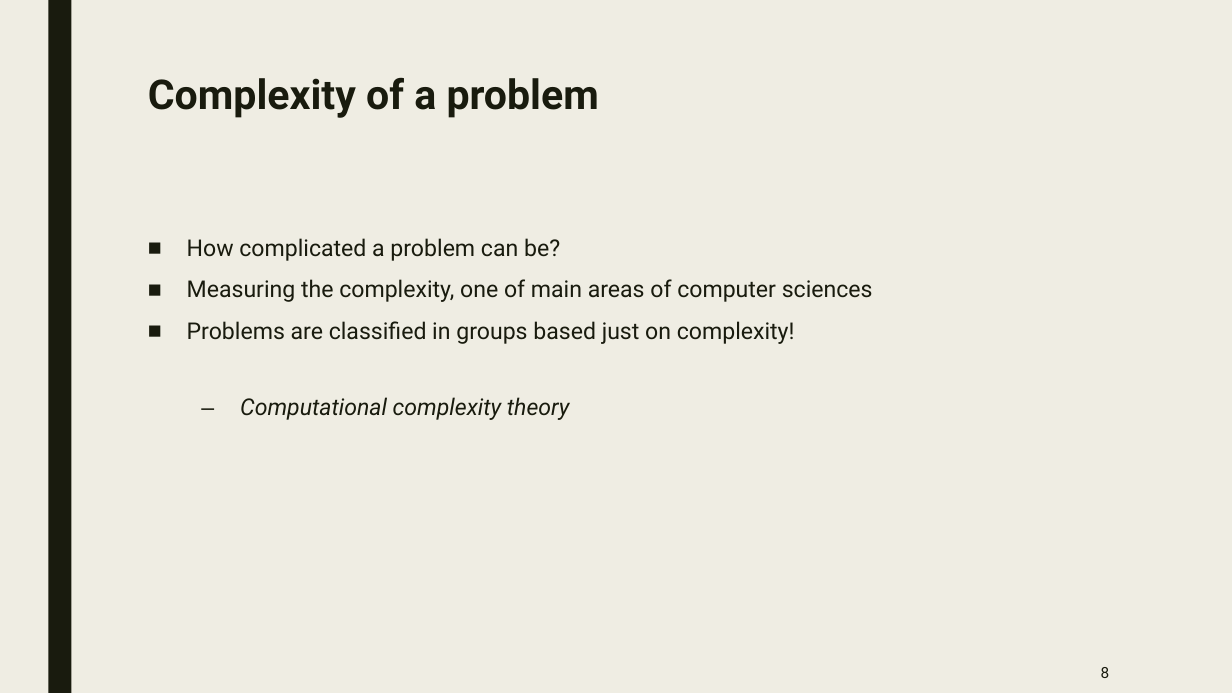
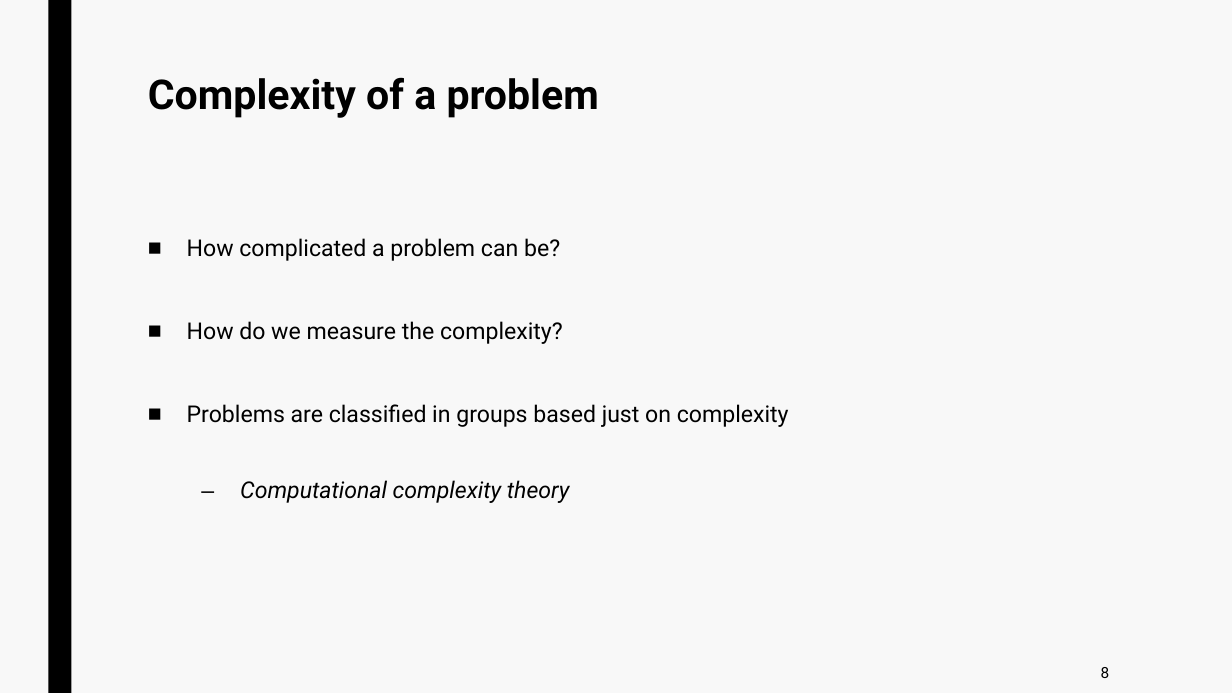
Before and after one commit to jurtasun/presentations, a slide deck: slide 7 of 202306_LMS_Complexity/202306_LMS_Complexity.ppt. Drawn at 1232x693 pixels with LibreOffice and Linux fonts; fonts in the diff are those of the drawing. Boxes give left, top, right and bottom in pixels: in the first picture for what was removed or moved away, otherwise in the second. Text is boxed around its words. In the diff, an @@ line names an element or a change of style, - is before the commit and + after.

```diff
--- a/202306_LMS_Complexity/202306_LMS_Complexity.ppt
+++ b/202306_LMS_Complexity/202306_LMS_Complexity.ppt
@@ background #EFEDE3 to #F8F8F8 @@
@@ rectangle at (48, 0, 71, 693): fill #191B0E to #000000 @@
@@ title "Complexity of a problem" at (148, 77, 599, 118): text colour #191B0E to #000000 @@
@@ text at (187, 238, 570, 503): text colour #191B0E to #000000 in "How complicated a problem can be?", "Computational complexity theory" @@
@@ text at (187, 321, 789, 427): text changed; text colour #191B0E to #000000 @@
-■ Measuring the complexity, one of main areas of computer sciences
-■ Problems are classified in groups based just on complexity!
+■ How do we measure the complexity?
+■ Problems are classified in groups based just on complexity
@@ page number at (1101, 667, 1110, 678): text colour #191B0E to #000000 @@
```
Also in this commit, not shown: 40 other slides changed.
